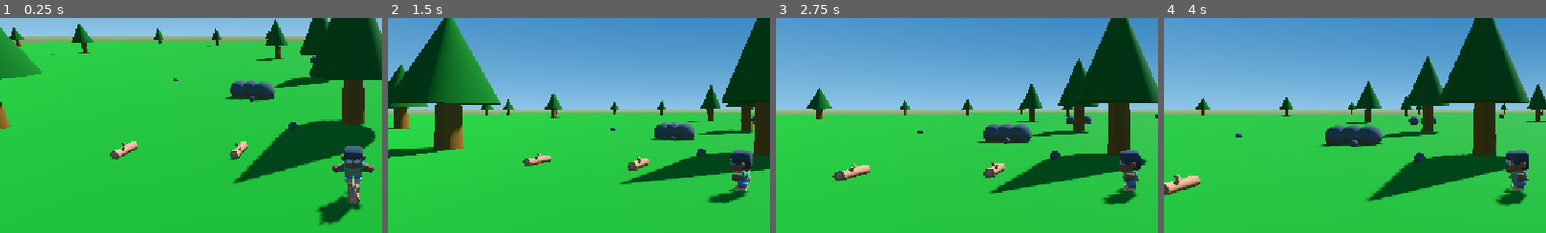
Above: before the commit, frames 1-4 (left to right).
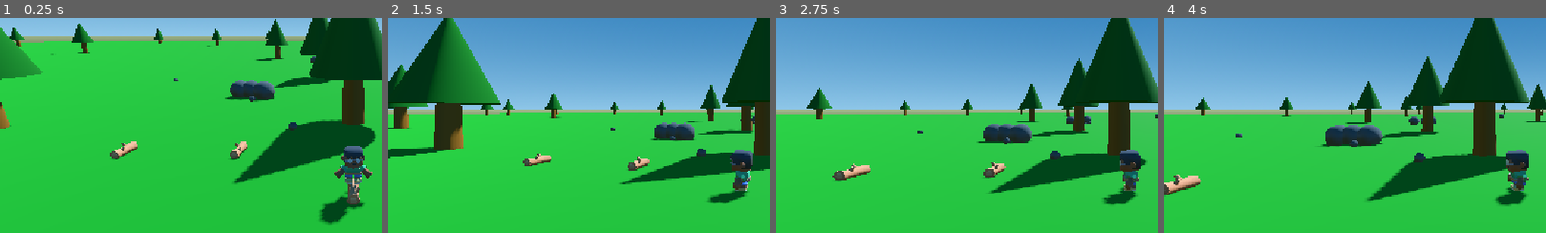
Above: after the commit, the same moments.

Repository: percyvisiy/ember1
Game: Godot game, scene res://Assets/scenes/game.tscn
The game is run twice, just before and just after one commit, with the same random seed, the same clock (stepped at 60 frames per second) and the same inputs.
Inputs (mouse positions are % of the whole screen's width and height, from its top left):
- Up to frame 1 (0.25 s): no input
- Up to frame 2 (1.5 s): tap Enter at 0.5 s; move the mouse to (55, 50) at 0.52 s; hold E (interact) 0.53-1.28 s; hold Up from 0.53 s (still down); tap Space at 1.25 s; move the mouse to (45, 50) at 1.27 s; tap W (move_foward) at 1.35 s
- Up to frame 3 (2.75 s): keep holding Up; tap Enter at 2 s; move the mouse to (52, 48) at 2.02 s; tap Alt at 2.1 s
- Up to frame 4 (4 s): keep holding Up; move the mouse to (49, 52) at 2.77 s; tap Shift at 2.85 s; move the mouse to (57, 51) at 3.52 s; hold E (interact) from 3.53 s (still down)
The pictures show only the part of the screen within x 4-54%, y 28-78%; the shares and areas given below are measured in that part.

The runs differ from the first frame. In frame 1, 0.7% of the frame differs, in the area x 82-98%, y 60-97%; in frame 2, 0.2%; in frame 3, 0.2%; in frame 4, 0.3%.

Commit message:
feat: animate the player movement
The player finally moves like a character! Added idle and walking animations that respond to movement, instead of sliding around the forest.

Diff:
--- a/Assets/Scripts/player.gd
+++ b/Assets/Scripts/player.gd
@@ -6,6 +6,7 @@
 @onready var visuals: Node3D = $visuals
 @onready var camera: Camera3D = $CameraPivot/SpringArm3D/Camera3D
 @onready var interaction_area: Area3D = $InteractionArea
+@onready var animation_player: AnimationPlayer = $"visuals/character-male-a2/AnimationPlayer"
 
 var nearby_objects: Array[Node3D] = []
 var gravity: float = ProjectSettings.get_setting("physics/3d/default_gravity")
@@ -54,6 +55,8 @@
 
 	move_and_slide()
 
+	update_animation()
+
 func _unhandled_input(event: InputEvent) -> void:
 	if event.is_action_pressed("interact") and not event.is_echo():
 		interact()
@@ -94,3 +97,11 @@
 	wood_count += amount
 	inventory_changed.emit(wood_count)
 	print("wood: ", wood_count)
+
+func update_animation() -> void:
+	var horizontal_speed := Vector2(velocity.x, velocity.z).length()
+
+	if horizontal_speed > 0.1:
+		animation_player.play("walk")
+	else:
+			animation_player.play("idle")
--- /dev/null
+++ b/Assets/scenes/characterModel.tscn
@@ -0,0 +1,9 @@
+[gd_scene format=3 uid="uid://cebvv5qrhftx0"]
+
+[ext_resource type="PackedScene" uid="uid://bi3gnwkxcmpaj" path="res://Assets/Sprites/player/Models/GLB format/character-male-a.glb" id="1_86fe7"]
+
+[node name="character-male-a2" unique_id=1516727179 instance=ExtResource("1_86fe7")]
+
+[node name="Skeleton3D" parent="character-male-a" parent_id_path=PackedInt32Array(1872501625) index="0" unique_id=2086880714]
+bones/4/rotation = Quaternion(0, 0, -0.38268346, 0.9238795)
+bones/5/rotation = Quaternion(0, 0, 0.3826835, 0.92387956)
